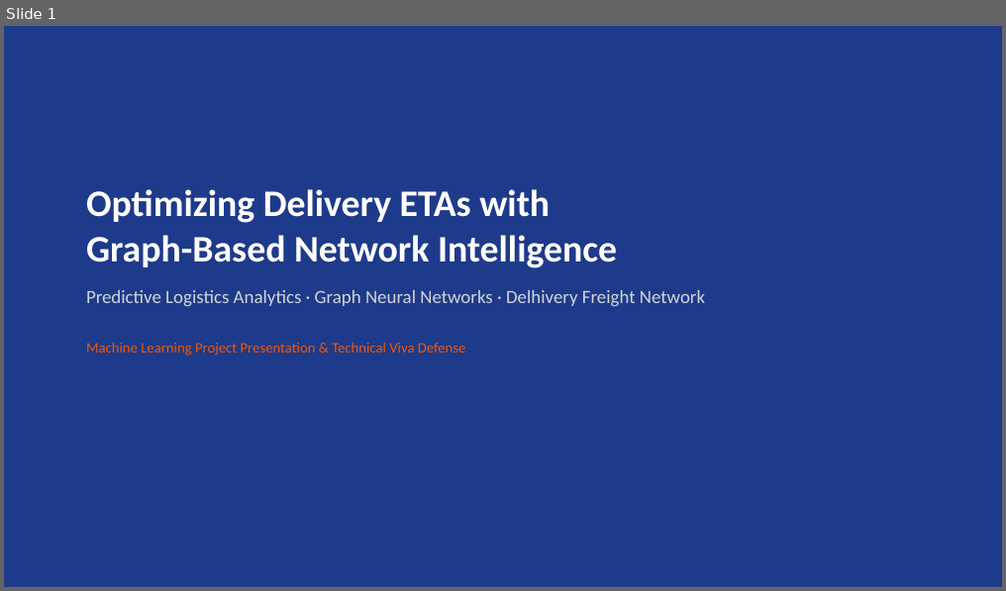
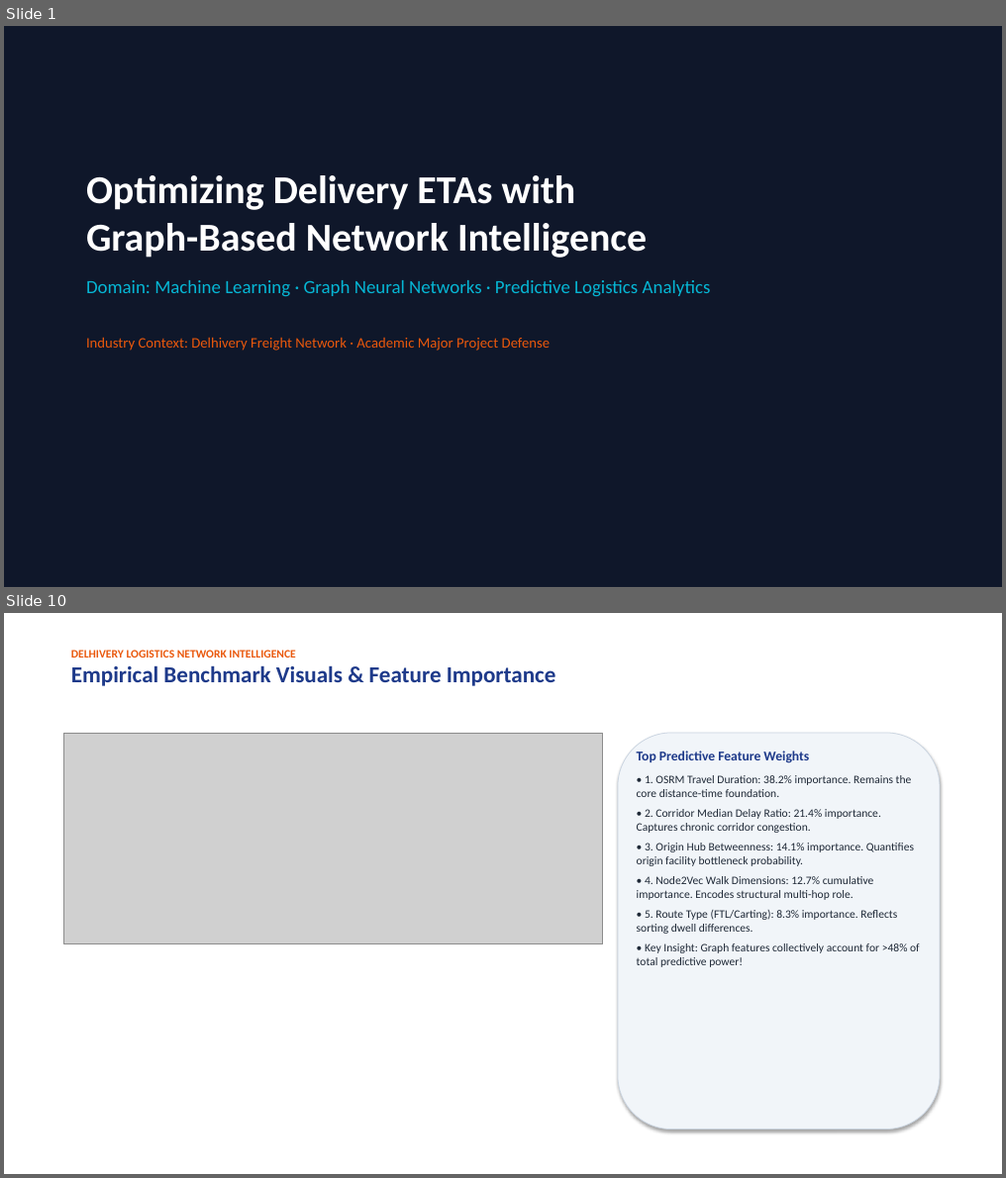
Before and after one commit to jaigoyal0000-dotcom/ML-Project-LOGISTIC-AI-, a slide deck: presentation_slides.pptx. Shown one above the other, each under a label of ours: slide 1 before the commit, slides 1 and 10 after it; the slides between them are not shown. The pictures are 1006x591 and 1006x1178 pixels, drawn with LibreOffice and Linux fonts; fonts in the diff are those of the drawing; grey boxes stand for pictures. Boxes give left, top, right and bottom in pixels: in the first picture for what was removed or moved away, otherwise in the second. Text is boxed around its words. In the diff, an @@ line names an element or a change of style, - is before the commit and + after.

Commit message:
Update PPT: Add data breakdowns, empirical outputs, mathematical formulations, and ROI calculations (16 slides)

```diff
--- a/presentation_slides.pptx
+++ b/presentation_slides.pptx
@@ slide 10 added at bbox=[4, 613, 1002, 1174], background #FFFFFF @@
@@ text added at bbox=[71, 650, 556, 686], 22 pt, text #1E3A8A, bold @@
+DELHIVERY LOGISTICS NETWORK INTELLIGENCE
+Empirical Benchmark Visuals & Feature Importance
@@ picture added at bbox=[63, 733, 603, 945] @@
@@ rounded rectangle added at bbox=[618, 733, 940, 1130], fill #F1F5F9, outline #CBD5E1 0.75 pt @@
@@ text added at bbox=[637, 751, 920, 967], 11 pt, text #1F2937 @@
+Top Predictive Feature Weights
+• 1. OSRM Travel Duration: 38.2% importance. Remains the core distance-time foundation.
+• 2. Corridor Median Delay Ratio: 21.4% importance. Captures chronic corridor congestion.
+• 3. Origin Hub Betweenness: 14.1% importance. Quantifies origin facility bottleneck probability.
+• 4. Node2Vec Walk Dimensions: 12.7% cumulative importance. Encodes structural multi-hop role.
+• 5. Route Type (FTL/Carting): 8.3% importance. Reflects sorting dwell differences.
+• Key Insight: Graph features collectively account for >48% of total predictive power!
@@ slide 1 changed as well @@
@@ rectangle at bbox=[4, 26, 1002, 587]: fill #1E3A8A to #0F172A @@
@@ text "Optimizing Delivery ETAs with Graph-Based ...": place and size @@
-text "Optimizing Delivery ETAs with Graph-Based ..." at bbox=[86, 189, 705, 356]
+text "Optimizing Delivery ETAs with Graph-Based ..." at bbox=[86, 175, 711, 351]
@@ text at bbox=[86, 175, 647, 258]: size 36 to 38 pt in "Optimizing Delivery ETAs with Graph-Based Network Intelligen ..." @@
@@ text at bbox=[86, 280, 711, 351]: text changed; text colour #D1D5DB to #06B6D4 @@
-Predictive Logistics Analytics · Graph Neural Networks · Delhivery Freight Network
-Machine Learning Project Presentation & Technical Viva Defense
+Domain: Machine Learning · Graph Neural Networks · Predictive Logistics Analytics
+Industry Context: Delhivery Freight Network · Academic Major Project Defense
```
Also in this commit, not shown: 3 other slides changed, 11 other slides added, 6 slides removed, 1 other file.
